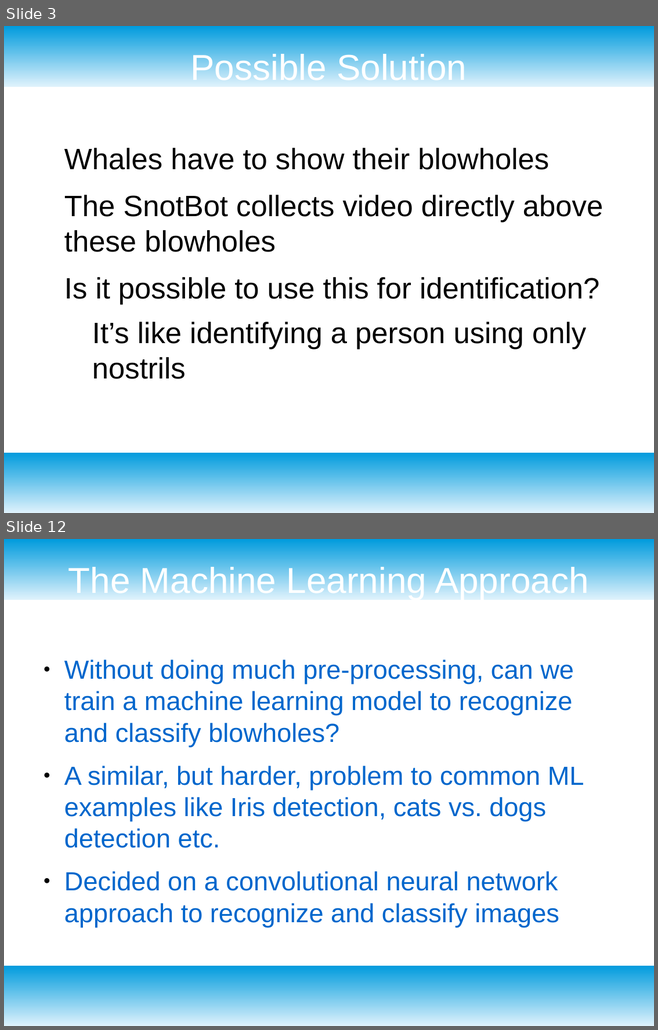
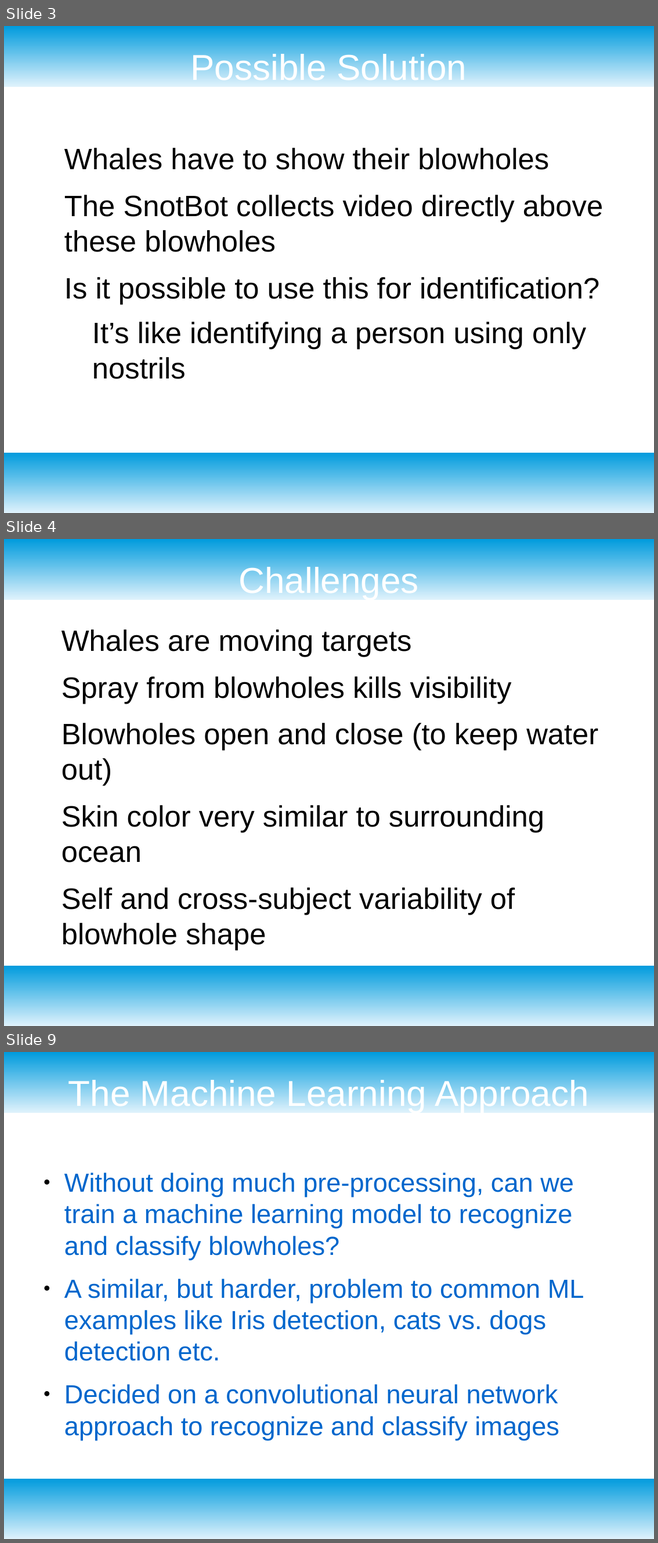
Before and after one commit to hackforthesea/whalematch, a slide deck: presentation.odp. Shown one above the other, each under a label of ours: slides 3 and 12 before the commit, slides 3, 4 and 9 after it; the slides between them are not shown. The pictures are 658x1030 and 658x1543 pixels, drawn with LibreOffice and Linux fonts; fonts in the diff are those of the drawing; background and template pictures are left out. Boxes give left, top, right and bottom in pixels: in the first picture for what was removed or moved away, otherwise in the second. Text is boxed around its words. In the diff, an @@ line names an element or a change of style, - is before the commit and + after.

```diff
--- a/presentation.odp
+++ b/presentation.odp
@@ slide 4 added at [4, 539, 654, 1026], background picture (left out); not listed: 2 template elements that a slide beside it also shows @@
@@ title added at [238, 565, 419, 600], 44 pt, text #FFFFFF @@
+Challenges
@@ text added at [61, 629, 598, 915], 36 pt, text #000000 @@
+● Whales are moving targets
+● Spray from blowholes kills visibility
+● Blowholes open and close (to keep water out)
+● Skin color very similar to surrounding ocean
+● Self and cross-subject variability of blowhole shape
@@ what was slide 12 is now slide 9 @@
```
Also in this commit, not shown: 7 slides changed, 4 other slides added, 6 slides removed.
